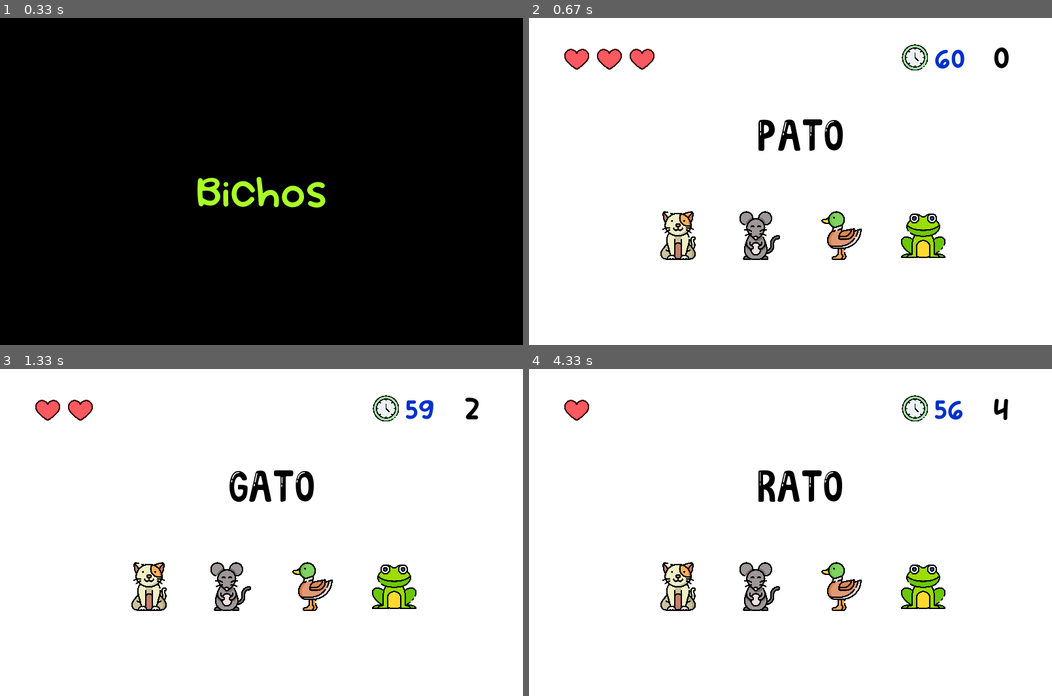
Above: before the commit, frames 1-4 (two rows, left to right).
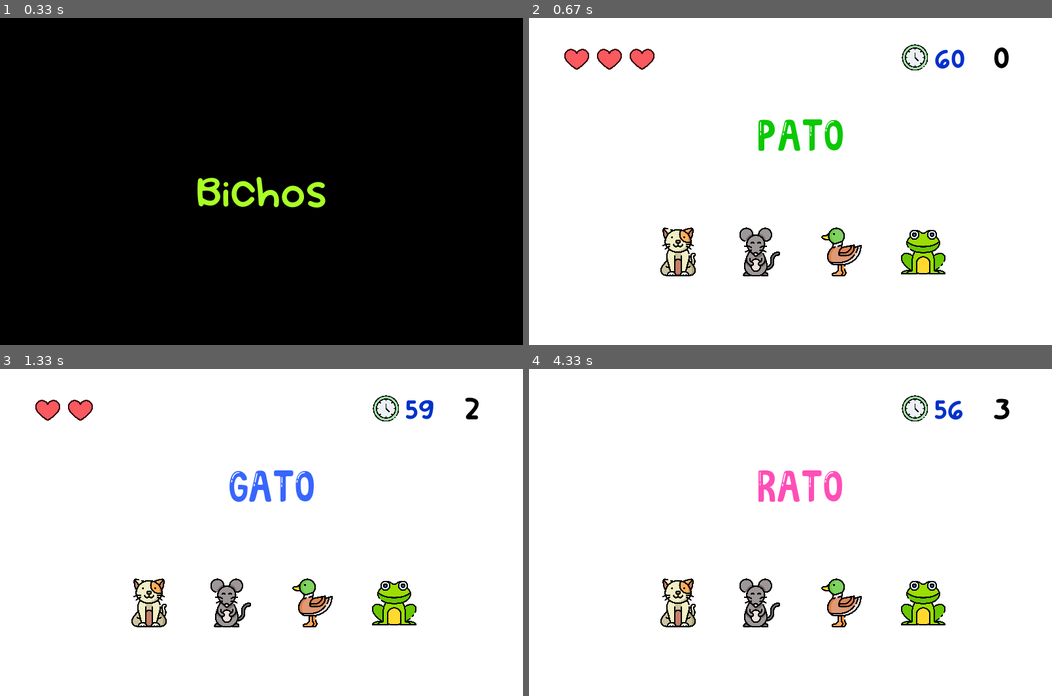
Above: after the commit, the same moments.

Repository: samara-c/Genius_Modificado_Pygame
Game: pygame game, started from Animais.py
Same seed, same stepped clock (60 frames per second), same inputs: the game is played once before the commit and once after it.
Inputs (mouse positions are in pixels of both pictures, inside the frame that each line leads up to):
- Up to frame 1 (0.33 s): no input
- Up to frame 2 (0.67 s): click (790, 181) at 0.43 s
- Up to frame 3 (1.33 s): click (313, 604) at 0.8 s; click (230, 601) at 1.2 s
- Up to frame 4 (4.33 s): click (764, 617) at 2.6 s; click (675, 601) at 4 s

Frame 1 is identical in both runs. In frame 2, 4.8% of the frame differs, in the area x 25-80%, y 31-79%; in frame 3, 4.8%; in frame 4, 5.1%, in the area x 6-92%, y 9-79%.

Commit message:
cores nos nomes de animais adicionadas

Diff:
--- a/Animais.py
+++ b/Animais.py
@@ -72,6 +72,7 @@
 CLOCKTICK = pygame.USEREVENT+1
 pygame.time.set_timer(CLOCKTICK, 1000)
 temporizador = 60
+
 
 
 class Tela():
@@ -102,6 +103,9 @@
     icone_vida_tela = ""
     icone_relogio_tela = ""
     vidas_jogador = 3
+    aux_temp = 3
+    cor_letra = PRETO_COR
+
 
     # pos_x = (SCREEN_SIZE[0]-500)/2
 
@@ -158,7 +162,7 @@
 
 
     def desenha_animais(self):
-        self.pos_y = 295
+        self.pos_y = 320
         i = 0
 
 
@@ -206,6 +210,14 @@
 
 
 
+    def define_tempo(self):
+        if self.sorteio == False:
+            if self.aux_temp == 0:
+                self.aux_temp = 3
+                self.sorteio = True
+
+
+
 
     def checa_colisao(self):
 
@@ -254,6 +266,7 @@
 
     def sorteiaAnimal(self):
         i = 0
+        j = randint(0, 2)
         if self.sorteio:
                 self.num_cor = randint(0, (len(vetor_animais_nomes)-1))
                 print(self.num_cor)
@@ -261,6 +274,17 @@
                 self.vetor_sorteio[i] = self.num_cor
                 i+=1
                 print ("sorteado")
+
+                if j == 2:
+                    self.cor_letra = AZUL_COR
+
+                if j == 1:
+                    self.cor_letra = VERDE_ESCURO_COR
+
+
+                if j == 0:
+                    self.cor_letra = ROSA_COR
+
                 self.sorteio = False
 
     def escreveAnimalNaTela(self):
@@ -271,7 +295,7 @@
 
         for num in self.vetor_sorteio:
             try:
-                textofinal = quickens_font.render((vetor_animais_nomes[self.num_cor]), True, PRETO_COR)
+                textofinal = quickens_font.render((vetor_animais_nomes[self.num_cor]), True, self.cor_letra)
                 screen.blit(textofinal, (pos_1, pos_2))
                 pos_1+=150
             except:
@@ -326,6 +350,7 @@
         tela_obj.desenha_animais()
         tela_obj.escreveAnimalNaTela()
         tela_obj.checa_colisao()
+        tela_obj.define_tempo()
 
 
 
@@ -341,6 +366,7 @@
 
         if event.type == CLOCKTICK:
             temporizador-=1
+            tela_obj.aux_temp -=1
     # Flip the display
     pygame.display.flip()
     fpsClock.tick(FPS)
